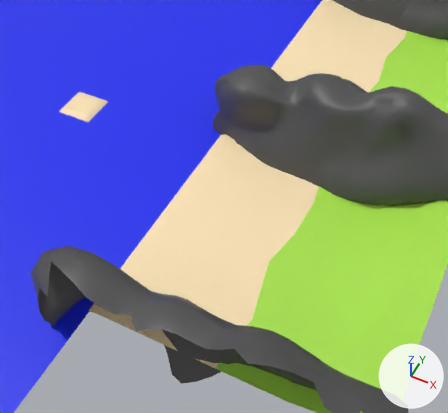
A saved change to the Blender file assets_dev/models/world/greenworld/beach.blend.
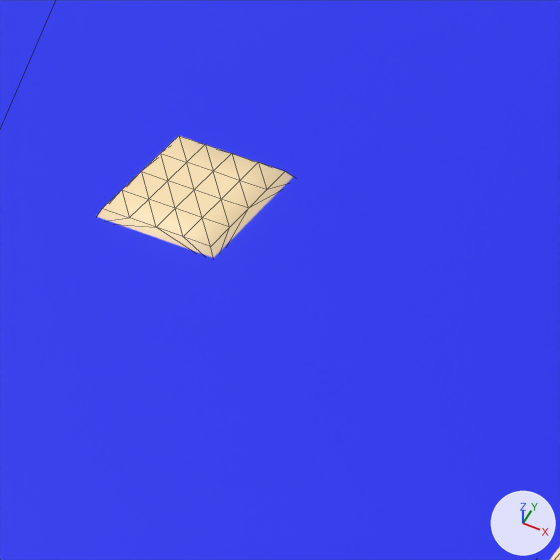
Each version appears first whole from a 50 mm camera at (33.3, -79.0, 73.1) aimed at (-0.8, -10.7, -12.2), and next in a close-up on the part from 8% to 39% of the width and 14% to 48% of the height. The lights are fixed; the arrows at lower right show +X, +Y and +Z. The close-ups show mesh edges as thin lines.

The first close-up shows 'inselboden', 'meer'.
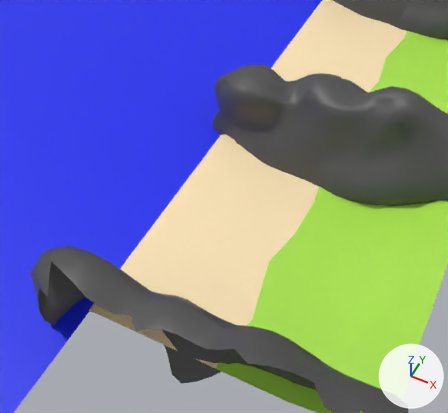
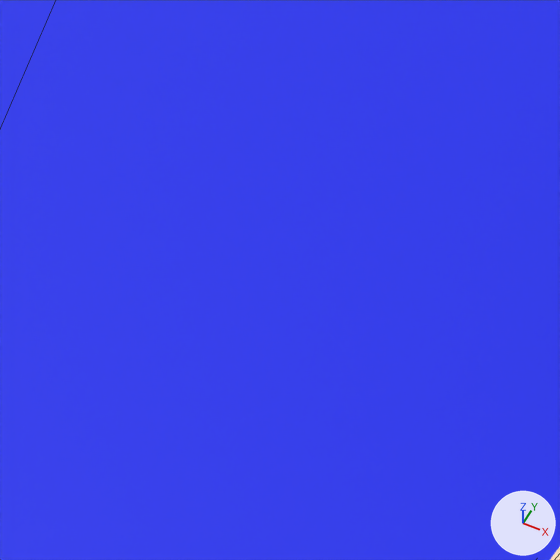
The change, as a diff of the scene's bpy script:
```diff
--- a/assets_dev/models/world/greenworld/beach.blend.py
+++ b/assets_dev/models/world/greenworld/beach.blend.py
@@ ob_inselboden @@
-ob_inselboden = bpy.data.objects.new('inselboden', me_cube_007)
-ob_inselboden.location = (-30.0, -10.0, -2.6)
```

Changed parts and their boxes (x1, y1, x2, y2) in the close-ups (560 x 560 px):
'inselboden', deleted (beige)
    before: (97, 136, 293, 258)
